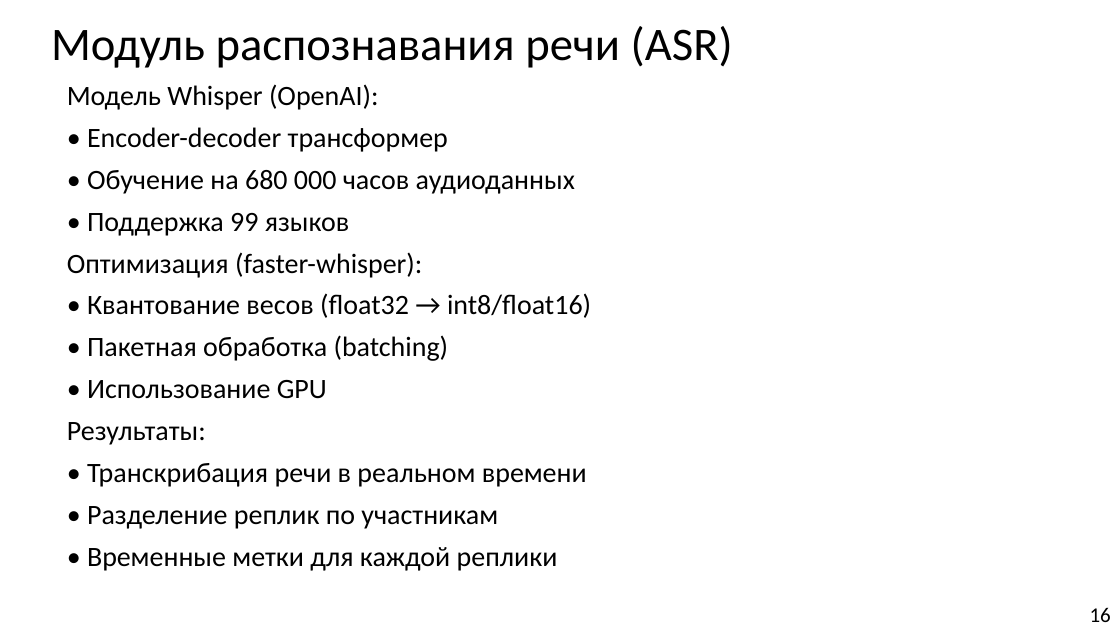
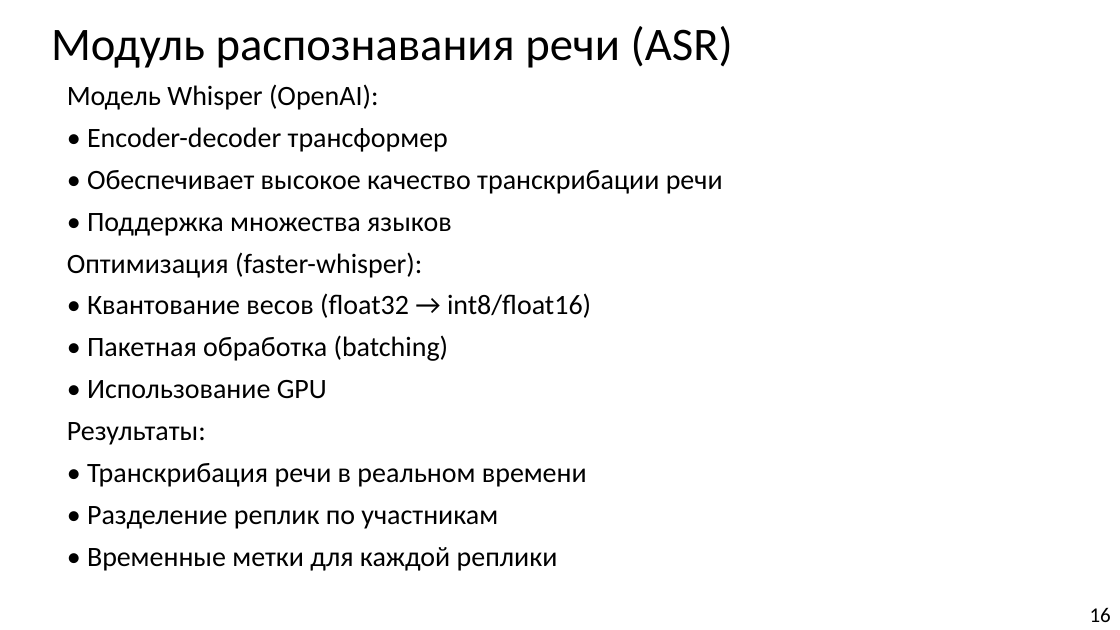
Before and after one commit to Hetsunya/diplom-docs, a slide deck: slide 16 of вкр/презентация по_ВКР_Демьянцев_Виталий_Владиславович_606_22.pptx. Drawn at 1120x630 pixels with LibreOffice and Linux fonts; fonts in the diff are those of the drawing. Boxes give left, top, right and bottom in pixels: in the first picture for what was removed or moved away, otherwise in the second. Text is boxed around its words. In the diff, an @@ line names an element or a change of style, - is before the commit and + after.

```diff
--- a/вкр/презентация по_ВКР_Демьянцев_Виталий_Владиславович_606_22.pptx
+++ b/вкр/презентация по_ВКР_Демьянцев_Виталий_Владиславович_606_22.pptx
@@ text at [87,170,723,236]: text changed @@
-• Обучение на 680 000 часов аудиоданных
-• Поддержка 99 языков
+• Обеспечивает высокое качество транскрибации речи
+• Поддержка множества языков
```
Also in this commit, not shown: 3 other files.
